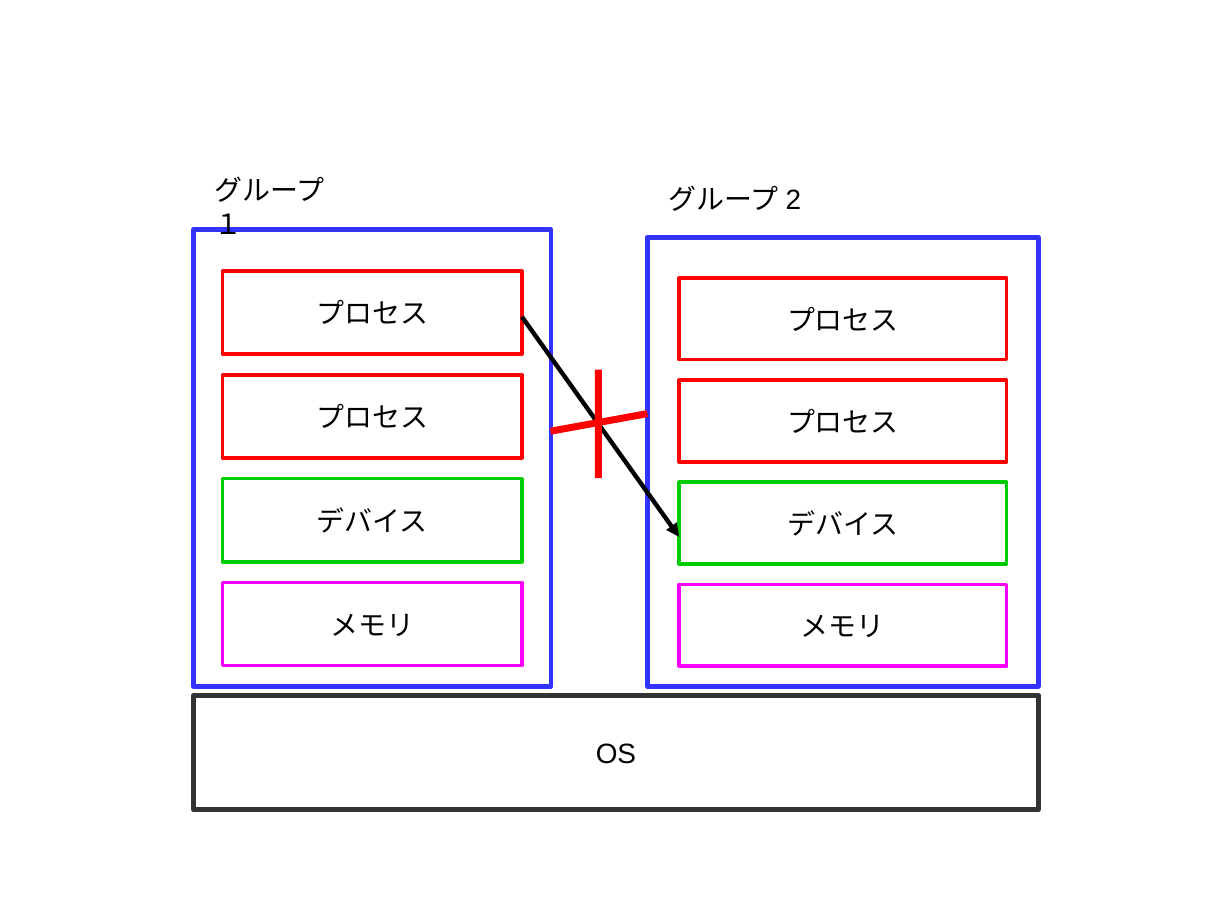
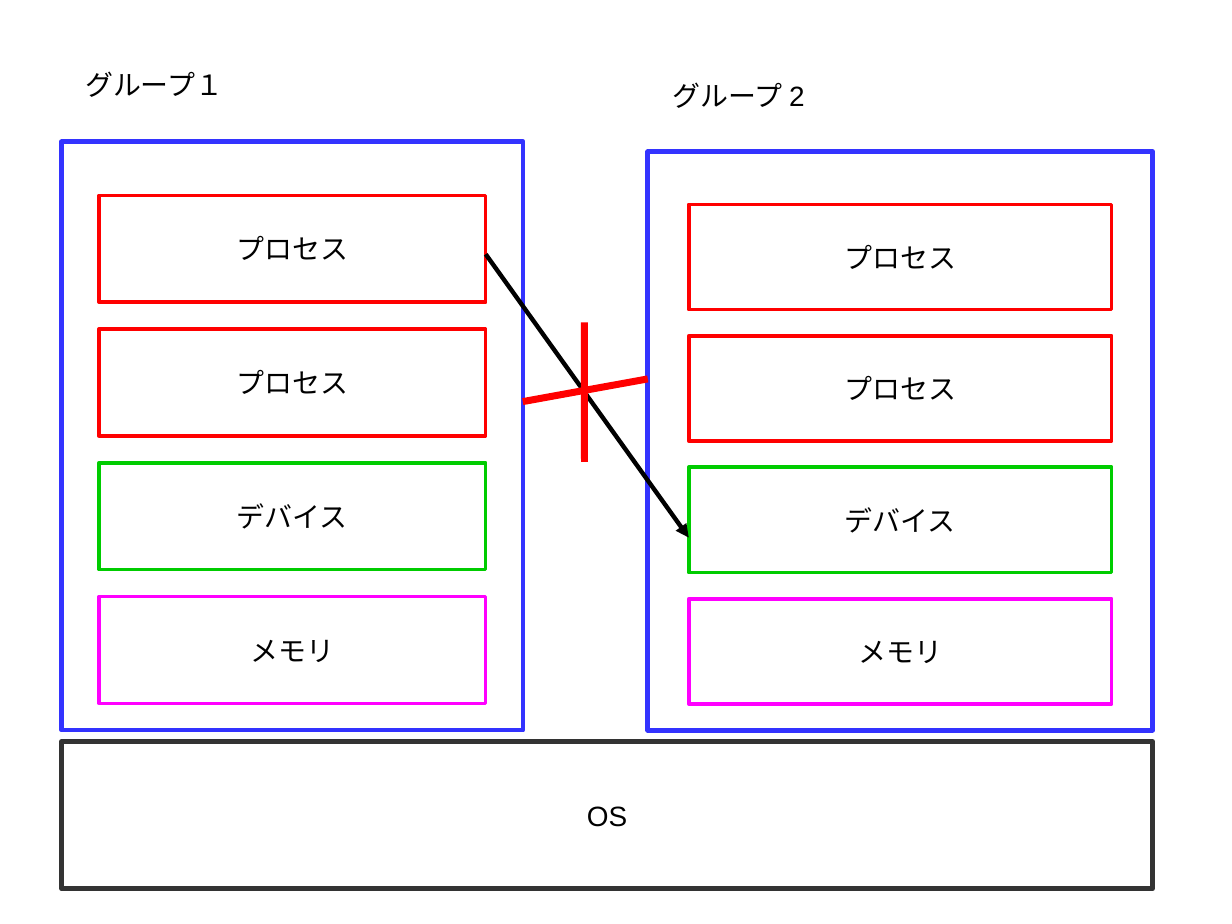
Before and after one commit to hiroyuki77/graduation-thesis, a slide deck: slide 1 of images/cgroup.pptx. Drawn at 1232x924 pixels with LibreOffice and Linux fonts; fonts in the diff are those of the drawing. Boxes give left, top, right and bottom in pixels: in the first picture for what was removed or moved away, otherwise in the second. Text is boxed around its words. In the diff, an @@ line names an element or a change of style, - is before the commit and + after.

```diff
--- a/images/cgroup.pptx
+++ b/images/cgroup.pptx
@@ text "グループ１" rewrapped from [214, 176, 324, 234] to [85, 71, 223, 97] @@
@@ text "グループ2": place and size @@
-text "グループ2" at [669, 185, 802, 211]
+text "グループ2" at [672, 82, 805, 108]
@@ rectangle: place and size @@
-rectangle at [193, 229, 551, 686]
+rectangle at [61, 142, 523, 730]
@@ rectangle: place and size @@
-rectangle at [647, 237, 1039, 686]
+rectangle at [648, 152, 1154, 731]
@@ rectangle "プロセス": place and size @@
-rectangle "プロセス" at [222, 272, 522, 354]
+rectangle "プロセス" at [99, 196, 486, 303]
@@ rectangle "プロセス": place and size @@
-rectangle "プロセス" at [222, 375, 522, 457]
+rectangle "プロセス" at [689, 205, 1112, 310]
@@ arrow moved from (522, 316) - (680, 537) to (486, 254) - (689, 538) @@
@@ rectangle "プロセス": place and size @@
-rectangle "プロセス" at [680, 278, 1007, 360]
+rectangle "プロセス" at [99, 329, 486, 436]
@@ line moved from (598, 370) - (598, 478) to (585, 322) - (585, 462) @@
@@ rectangle "プロセス": place and size @@
-rectangle "プロセス" at [680, 380, 1007, 462]
+rectangle "プロセス" at [689, 335, 1112, 440]
@@ line moved from (551, 432) - (647, 414) to (523, 401) - (648, 379) @@
@@ rectangle "デバイス": place and size @@
-rectangle "デバイス" at [222, 478, 522, 561]
+rectangle "デバイス" at [99, 463, 486, 570]
@@ rectangle "デバイス": place and size @@
-rectangle "デバイス" at [680, 482, 1007, 563]
+rectangle "デバイス" at [689, 467, 1112, 572]
@@ rectangle "メモリ": place and size @@
-rectangle "メモリ" at [222, 582, 522, 665]
+rectangle "メモリ" at [99, 597, 486, 704]
@@ rectangle "メモリ": place and size @@
-rectangle "メモリ" at [680, 585, 1007, 666]
+rectangle "メモリ" at [689, 599, 1112, 704]
@@ rectangle "OS": place and size @@
-rectangle "OS" at [193, 695, 1039, 809]
+rectangle "OS" at [61, 741, 1153, 889]
```
Also in this commit, not shown: 10 other files.
